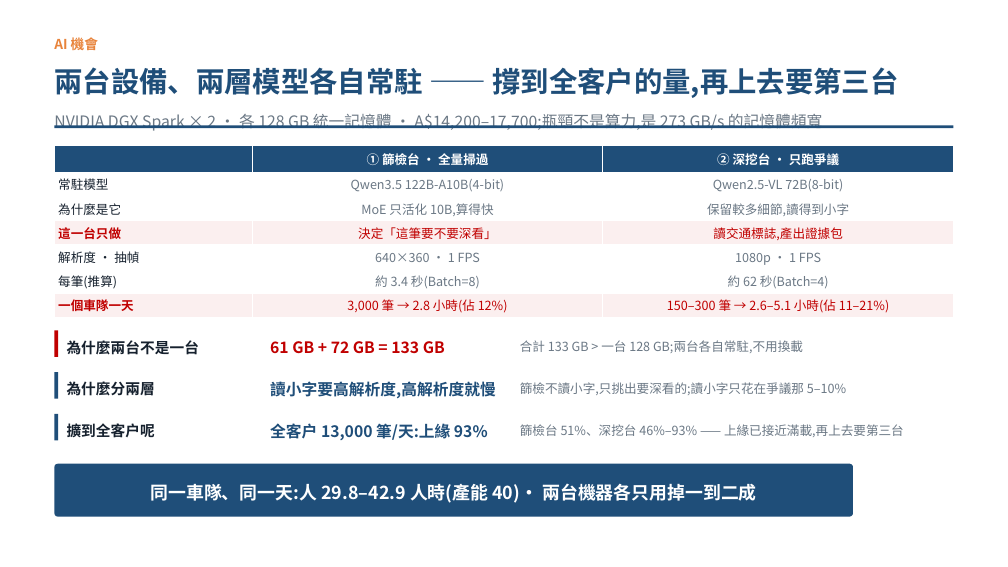
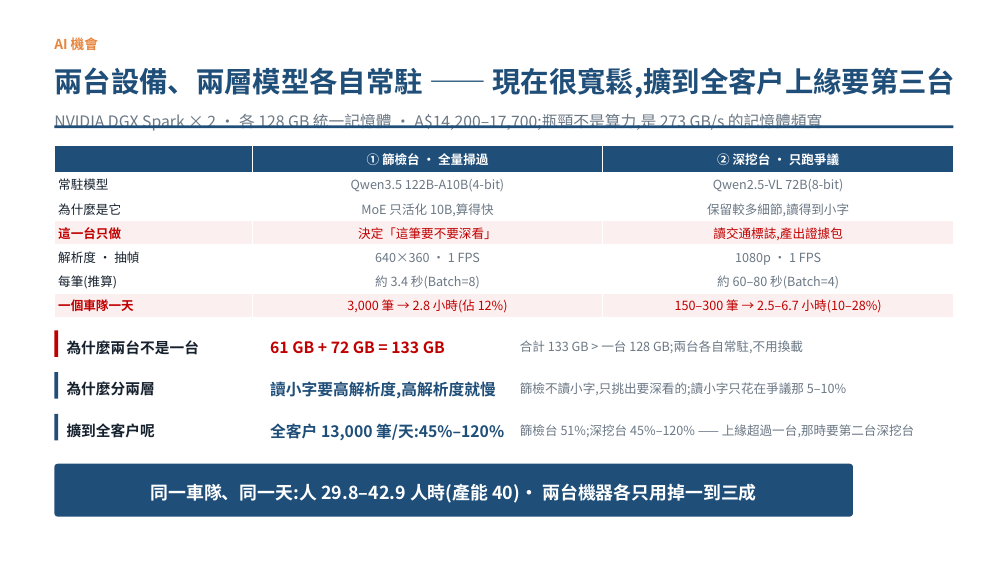
Before and after one commit to pokai-huang0828/UTS_workspace, a slide deck: slide 5 of Artificial Intelligence for Enterprises/Assessment3/Huang_26254793_421104_Assessment 3.pptx. Drawn at 1008x567 pixels with LibreOffice and Linux fonts; fonts in the diff are those of the drawing. Boxes give left, top, right and bottom in pixels: in the first picture for what was removed or moved away, otherwise in the second. Text is boxed around its words. In the diff, an @@ line names an element or a change of style, - is before the commit and + after.

```diff
--- a/Artificial Intelligence for Enterprises/Assessment3/Huang_26254793_421104_Assessment 3.pptx
+++ b/Artificial Intelligence for Enterprises/Assessment3/Huang_26254793_421104_Assessment 3.pptx
@@ text at [54, 67, 956, 98]: text changed @@
-兩台設備、兩層模型各自常駐 —— 撐到全客戶的量,再上去要第三台
+兩台設備、兩層模型各自常駐 —— 現在很寬鬆,擴到全客戶上緣要第三台
@@ table at [54, 145, 954, 318] @@
-row 6, column 3: 約 62 秒(Batch=4)
+row 6, column 3: 約 60–80 秒(Batch=4)
-row 7, column 3: 150–300 筆 → 2.6–5.1 小時(佔 11–21%)
+row 7, column 3: 150–300 筆 → 2.5–6.7 小時(10–28%)
@@ text at [270, 423, 504, 440]: text changed @@
-全客戶 13,000 筆/天:上緣 93%
+全客戶 13,000 筆/天:45%–120%
@@ text at [520, 424, 914, 437]: text changed @@
-篩檢台 51%、深挖台 46%–93% —— 上緣已接近滿載,再上去要第三台
+篩檢台 51%;深挖台 45%–120% —— 上緣超過一台,那時要第二台深挖台
@@ text at [150, 483, 757, 503]: text changed @@
-同一車隊、同一天:人 29.8–42.9 人時(產能 40)· 兩台機器各只用掉一到二成
+同一車隊、同一天:人 29.8–42.9 人時(產能 40)· 兩台機器各只用掉一到三成
```
Also in this commit, not shown: 1 other file.
